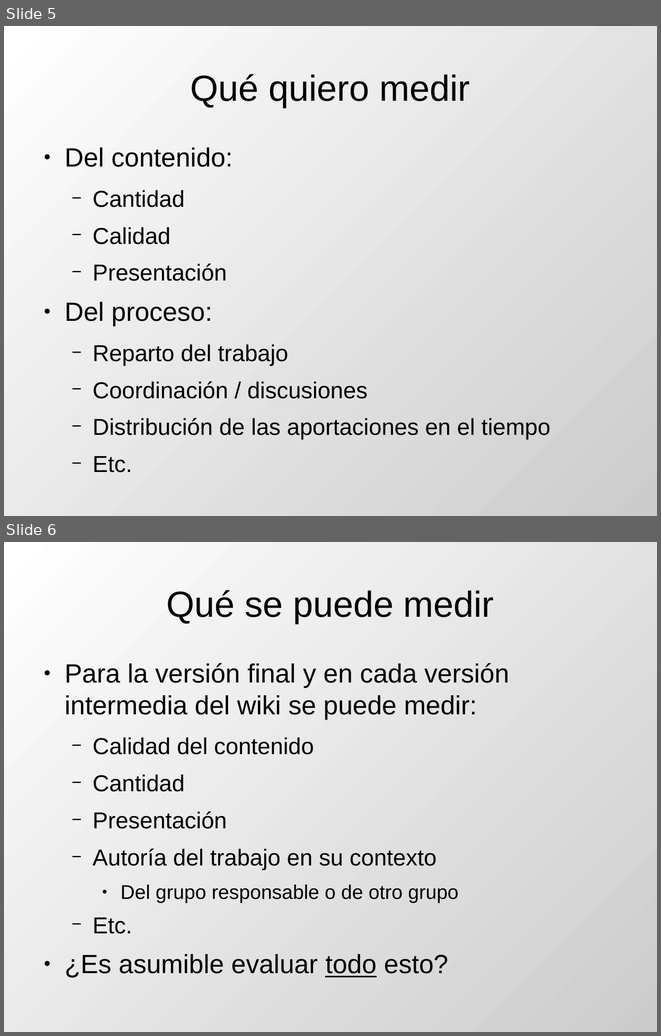
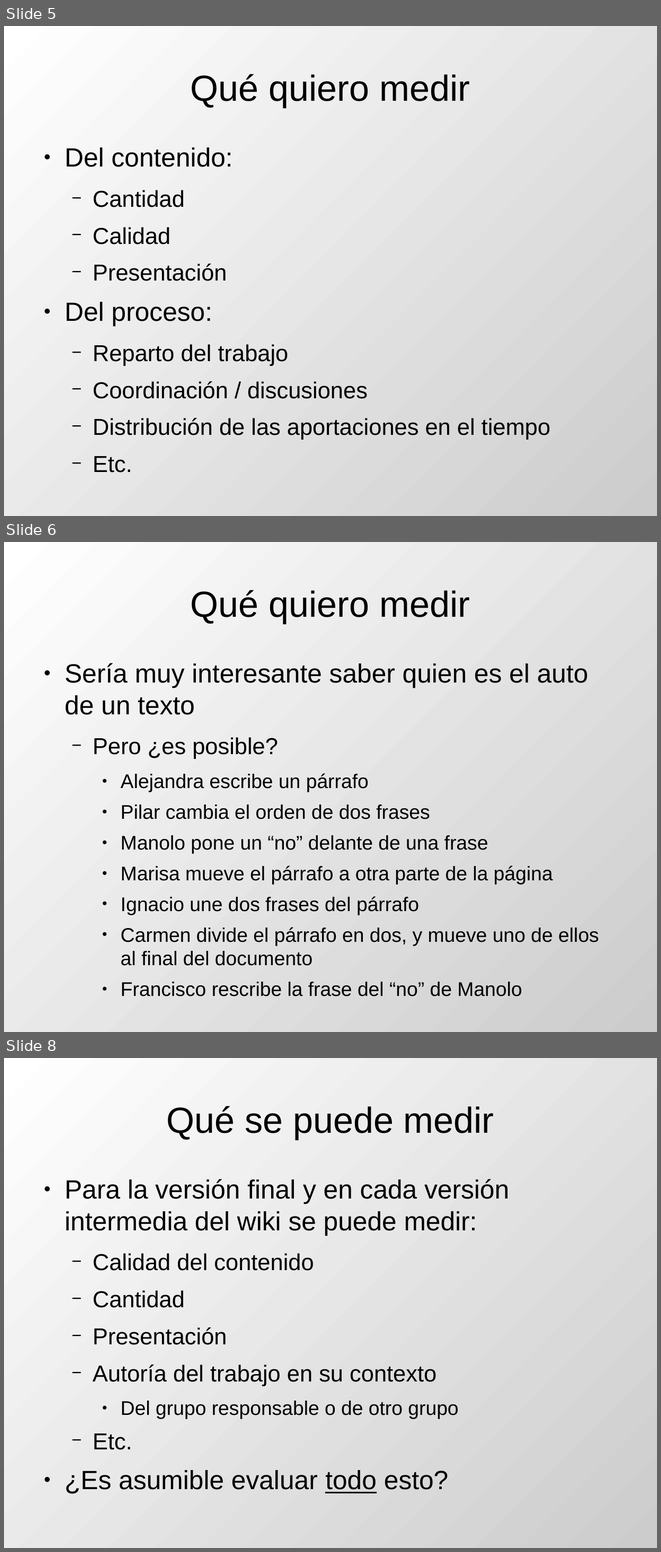
Before and after one commit to DrPantera/wikis4education, a slide deck: uca-2013_07/tema-5-EvaluacionWikis.odp. Shown one above the other, each under a label of ours: slides 5 and 6 before the commit, slides 5, 6 and 8 after it; the slides between them are not shown. The pictures are 661x1036 and 661x1552 pixels, drawn with LibreOffice and Linux fonts; fonts in the diff are those of the drawing. Boxes give left, top, right and bottom in pixels: in the first picture for what was removed or moved away, otherwise in the second. Text is boxed around its words. In the diff, an @@ line names an element or a change of style, - is before the commit and + after.

```diff
--- a/uca-2013_07/tema-5-EvaluacionWikis.odp
+++ b/uca-2013_07/tema-5-EvaluacionWikis.odp
@@ slide 6 added at (4, 542, 657, 1032), background gradient #FFFFFF to #CCCCCC @@
@@ title added at (191, 590, 470, 623), 44 pt, text #000000 @@
+Qué quiero medir
@@ text added at (64, 663, 599, 996), 24 pt, text #000000 @@
+● Sería muy interesante saber quien es el auto de un texto
+  − Pero ¿es posible?
+    ● Alejandra escribe un párrafo
+    ● Pilar cambia el orden de dos frases
+    ● Manolo pone un “no” delante de una frase
+    ● Marisa mueve el párrafo a otra parte de la página
+    ● Ignacio une dos frases del párrafo
+    ● Carmen divide el párrafo en dos, y mueve uno de ellos al final del documento
+    ● Francisco rescribe la frase del “no” de Manolo
@@ what was slide 6 is now slide 8 @@
```
Also in this commit, not shown: 1 other slide added, 1 other file.
